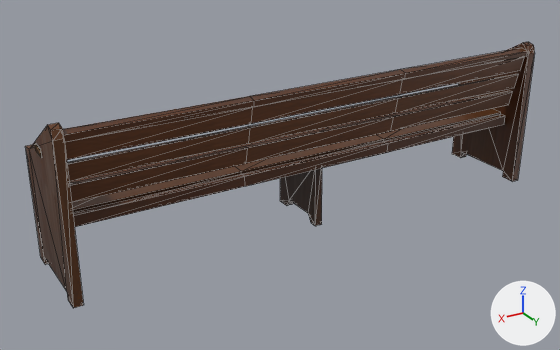
One commit to the glTF model assets/coronado_kit/props/indoor/places/prop_court_bench_clean_near.glb: the scene before it, then after it.
The view is the same before and after, from a 50 mm camera at (2.29, 3.53, 2.06) aimed at (0.16, -0.01, 0.29). Lighting does not change. The marker at lower right points along +X, +Y and +Z. The first picture is the older version. Mesh edges are drawn as thin lines. Vertices at exactly the same position are counted once.

The scene before the commit, as lines of its bpy script (objects in view):
```python
me_prop_court_bench_near = bpy.data.meshes.new('prop_court_bench_near')
me_prop_court_bench_near.from_pydata(...)  # 188 vertices, 294 faces; spans x -1.5..1.5, y -0.29..0.29, z 0.0..0.92
me_prop_court_bench_near.materials.append(mat_props_k_atlas)
ob_prop_court_bench_near = bpy.data.objects.new('prop_court_bench_near', me_prop_court_bench_near)
ob_prop_court_bench_near.location = (0.0, 0.0, 0.0)
```
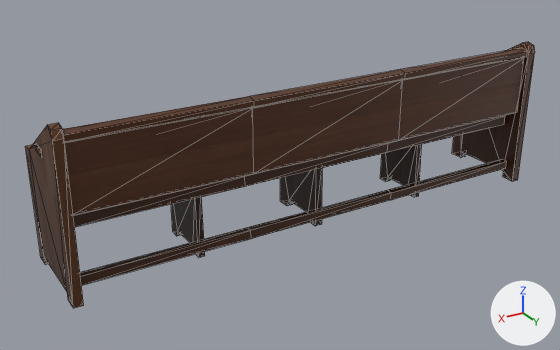
What differs and where, as boxes (x1, y1, x2, y2) in the pictures (560 x 350 px):
part 1 of me_prop_court_bench_near, added
    after: (380, 144, 422, 197)
part 2 of me_prop_court_bench_near, added
    after: (171, 197, 205, 257)
part 3 of me_prop_court_bench_near, added (brown)
    after: (65, 58, 524, 215)
part 4 of me_prop_court_bench_near, added
    after: (80, 160, 507, 285)
part 5 of me_prop_court_bench_near, recoloured
    before: (66, 61, 526, 224)
    after: (77, 61, 526, 224)

The change, as a list of edits to the scene's bpy script:
```text
Change me_prop_court_bench_near:
    used by ob_prop_court_bench_near; location = (0.0, 0.0, 0.0)
    remove me_prop_court_bench_near.from_pydata(...)  # 188 vertices, 294 faces; spans x -1.5..1.5, y -0.29..0.29, z 0.0..0.92
    add me_prop_court_bench_near.from_pydata(...)  # 252 vertices, 392 faces; spans x -1.5..1.5, y -0.29..0.29, z 0.0..0.92
    me_prop_court_bench_near part 1: the loose piece of 16 vertices spanning x -0.02..0.02, y -0.24..0.16, z 0.0..0.4 is copied, and the copy is scaled about its middle by (0.818, 0.883, 1.01), then moved by (-0.75, 0.01, 0.0); it spans x -0.77..-0.73, y -0.2..0.15, z 0.0..0.4
    me_prop_court_bench_near part 2: the loose piece of 16 vertices spanning x -0.02..0.02, y -0.24..0.16, z 0.0..0.4 is copied, and the copy is scaled about its middle by (0.818, 0.883, 1.01), then moved by (0.75, 0.01, 0.0); it spans x 0.73..0.77, y -0.2..0.15, z 0.0..0.4
    me_prop_court_bench_near part 3: a new loose piece of 16 vertices spanning x -1.45..1.45, y 0.25..0.26, z 0.47..0.83, in mat_props_k_atlas
    me_prop_court_bench_near part 4: a new loose piece of 16 vertices spanning x -1.45..1.45, y 0.18..0.22, z 0.07..0.12, in mat_props_k_atlas
    me_prop_court_bench_near part 5: 107 kept faces spanning x -1.5..1.5, y -0.29..0.29, z 0.0..0.92 get new vertex colours; the middle colour goes from brown #886b57 to brown #755c4a
    other edits to the shape of me_prop_court_bench_near do not show in these pictures
```
